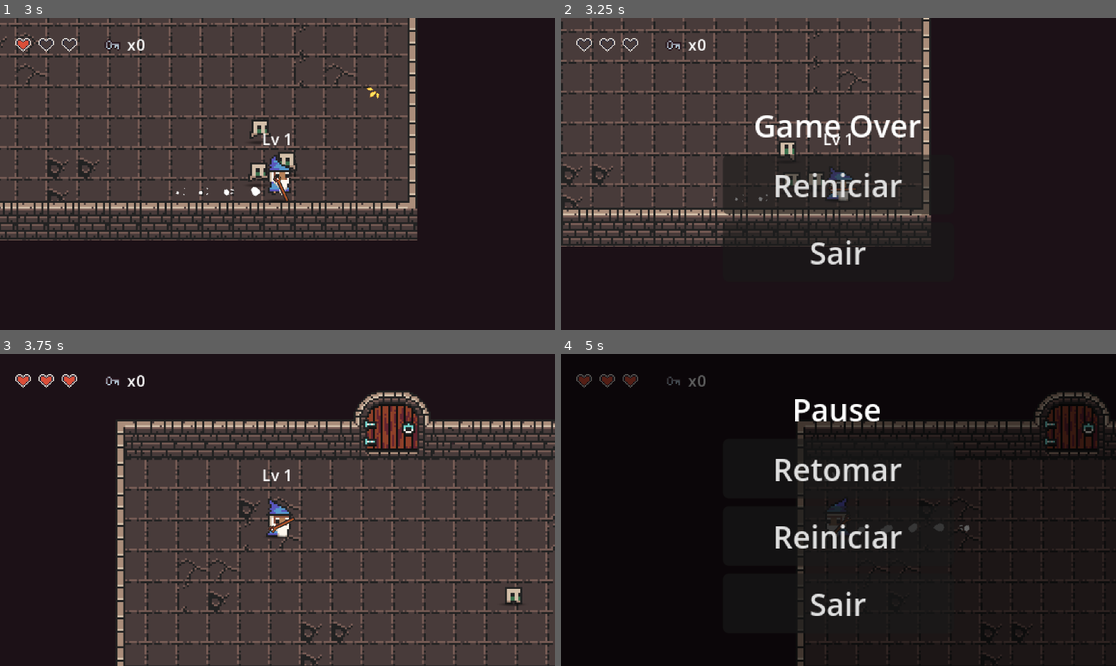
Above: before the commit, frames 1-4 (two rows, left to right).
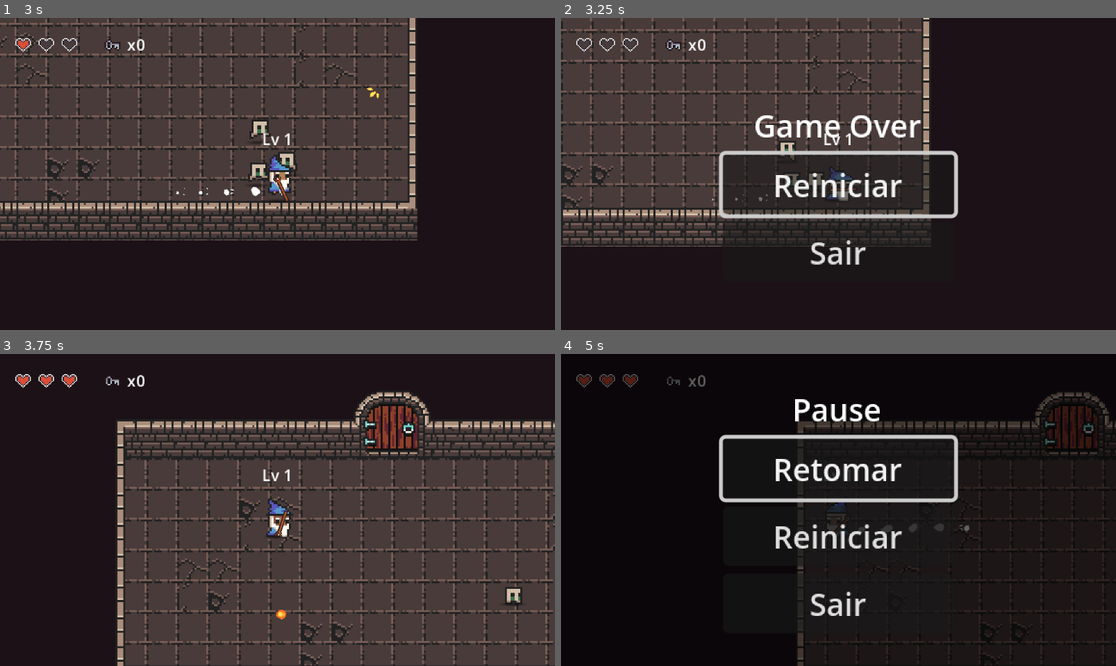
Above: after the commit, the same moments.

Repository: leanfj/infinit-dungeon
Game: Godot game, scene res://scenes/world_node_2d.tscn
Same seed, same stepped clock (60 frames per second), same inputs: the game is played once before the commit and once after it.
Inputs (mouse positions are in pixels of both pictures, inside the frame that each line leads up to):
- Up to frame 1 (3 s): tap Enter at 0.5, 0.8, 1.35, 2.3 s; move the mouse to (399, 158) at 0.52 s; press the mouse at (399, 158) at 0.53 s; hold D (move_right) 0.53-1.28 s; move the mouse to (166, 189) at 1.27 s; release the mouse at (166, 189) at 1.28 s; hold S (move_down) 1.28-2.03 s; click (166, 189) at 1.55 s; move the mouse to (333, 105) at 2.02 s; press the mouse at (333, 105) at 2.03 s; hold D (move_right) 2.03-2.78 s; move the mouse to (249, 236) at 2.77 s; release the mouse at (249, 236) at 2.78 s; hold W (move_up) from 2.78 s (still down); right-click (249, 236) at 2.85 s
- Up to frame 2 (3.25 s): keep holding W (move_up); click (810, 236) at 3.05 s
- Up to frame 3 (3.75 s): release W (move_up) at 3.5 s; click "Reiniciar" at 3.5 s
- Up to frame 4 (5 s): move the mouse to (1005, 556) at 4.27 s; hold A (move_left) from 4.28 s (still down); tap Enter at 4.35 s; tap Escape (ui_cancel) at 4.9 s

Frame 1 is identical in both runs. In frame 2, 1.6% of the frame differs, in the area x 28-72%, y 42-65%; in frame 3, 0.2%; in frame 4, 1.7%, in the area x 28-72%, y 25-48%.

Commit message:
Implement button navigation and selection for game over and pause menus; add input handling for button focus and selection

Diff:
--- a/HUD/game_over.gd
+++ b/HUD/game_over.gd
@@ -4,6 +4,9 @@
 @onready var _restart_button: Button = $Control/VBoxContainer/RestartButton
 @onready var _quit_button: Button = $Control/VBoxContainer/QuitButton
 var _connected_to_player: bool = false
+
+var _buttons: Array[Button] = []
+var _selected_index: int = 0
 
 func _ready() -> void:
 	# ensure this HUD and its panel keep processing while the scene is paused
@@ -13,6 +16,13 @@
 	_restart_button.pressed.connect(_on_restart_pressed)
 	_quit_button.pressed.connect(_on_quit_pressed)
 	_try_connect_player()
+
+	_buttons = [_restart_button, _quit_button]
+	_selected_index = 0
+
+	# Connect mouse hover to update selection
+	for i in range(_buttons.size()):
+		_buttons[i].mouse_entered.connect(_on_button_hovered.bind(i))
 
 
 func _process(_delta: float) -> void:
@@ -29,9 +39,51 @@
 		_connected_to_player = true
 
 
+func _input(event: InputEvent) -> void:
+	if not _panel.visible:
+		return
+
+	# Navigate up
+	if event.is_action_pressed("move_up"):
+		_selected_index = (_selected_index - 1 + _buttons.size()) % _buttons.size()
+		_update_focus()
+		var vp := get_viewport()
+		if vp:
+			vp.set_input_as_handled()
+
+	# Navigate down
+	elif event.is_action_pressed("move_down"):
+		_selected_index = (_selected_index + 1) % _buttons.size()
+		_update_focus()
+		var vp := get_viewport()
+		if vp:
+			vp.set_input_as_handled()
+
+	# Select with primary_attack or Enter
+	elif event.is_action_pressed("primary_attack") or (event is InputEventKey and event.keycode == KEY_ENTER and event.pressed and not event.echo):
+		if _selected_index < _buttons.size():
+			_buttons[_selected_index].pressed.emit()
+			var vp := get_viewport()
+			if vp:
+				vp.set_input_as_handled()
+
+
+func _update_focus() -> void:
+	for i in range(_buttons.size()):
+		if i == _selected_index:
+			_buttons[i].grab_focus()
+
+
+func _on_button_hovered(index: int) -> void:
+	_selected_index = index
+	_update_focus()
+
+
 func _on_player_died() -> void:
 	_panel.visible = true
 	get_tree().paused = true
+	_selected_index = 0
+	_update_focus()
 
 
 func _on_restart_pressed() -> void:
--- a/HUD/pause_menu.gd
+++ b/HUD/pause_menu.gd
@@ -4,6 +4,9 @@
 @onready var _resume_button: Button = $Control/VBoxContainer/ResumeButton
 @onready var _restart_button: Button = $Control/VBoxContainer/RestartButton
 @onready var _quit_button: Button = $Control/VBoxContainer/QuitButton
+
+var _buttons: Array[Button] = []
+var _selected_index: int = 0
 
 func _ready() -> void:
 	process_mode = Node.PROCESS_MODE_ALWAYS
@@ -14,13 +17,45 @@
 	_restart_button.pressed.connect(_on_restart_pressed)
 	_quit_button.pressed.connect(_on_quit_pressed)
 
+	_buttons = [_resume_button, _restart_button, _quit_button]
+	_selected_index = 0
+
+	# Connect mouse hover to update selection
+	for i in range(_buttons.size()):
+		_buttons[i].mouse_entered.connect(_on_button_hovered.bind(i))
+
 
 func _input(event: InputEvent) -> void:
 	# Extra guard to catch input even if unhandled_input is consumed elsewhere.
 	if event.is_action_pressed("ui_cancel") or (event is InputEventKey and event.keycode == KEY_ESCAPE and event.pressed and not event.echo):
 		_toggle_pause()
 
+	if not _panel.visible:
+		return
 
+	# Navigate up
+	if event.is_action_pressed("move_up"):
+		_selected_index = (_selected_index - 1 + _buttons.size()) % _buttons.size()
+		_update_focus()
+		var vp := get_viewport()
+		if vp:
+			vp.set_input_as_handled()
+
+	# Navigate down
+	elif event.is_action_pressed("move_down"):
+		_selected_index = (_selected_index + 1) % _buttons.size()
+		_update_focus()
+		var vp := get_viewport()
+		if vp:
+			vp.set_input_as_handled()
+
+	# Select with primary_attack or Enter
+	elif event.is_action_pressed("primary_attack") or (event is InputEventKey and event.keycode == KEY_ENTER and event.pressed and not event.echo):
+		if _selected_index < _buttons.size():
+			_buttons[_selected_index].pressed.emit()
+			var vp := get_viewport()
+			if vp:
+				vp.set_input_as_handled()
 func _toggle_pause() -> void:
 	if _panel.visible:
 		_resume_game()
@@ -28,9 +63,21 @@
 		_show_menu()
 
 
+func _update_focus() -> void:
+	for i in range(_buttons.size()):
+		if i == _selected_index:
+			_buttons[i].grab_focus()
+
+
+func _on_button_hovered(index: int) -> void:
+	_selected_index = index
+	_update_focus()
+
 func _show_menu() -> void:
 	_panel.visible = true
 	get_tree().paused = true
+	_selected_index = 0
+	_update_focus()
 
 
 func _resume_game() -> void:
